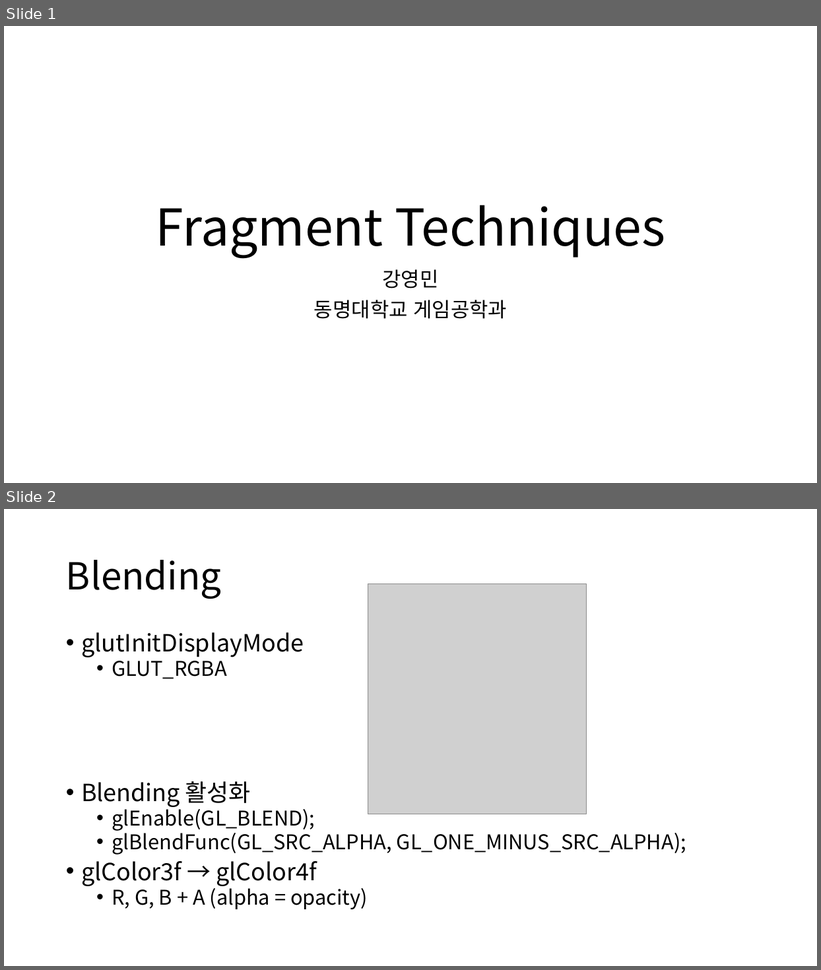
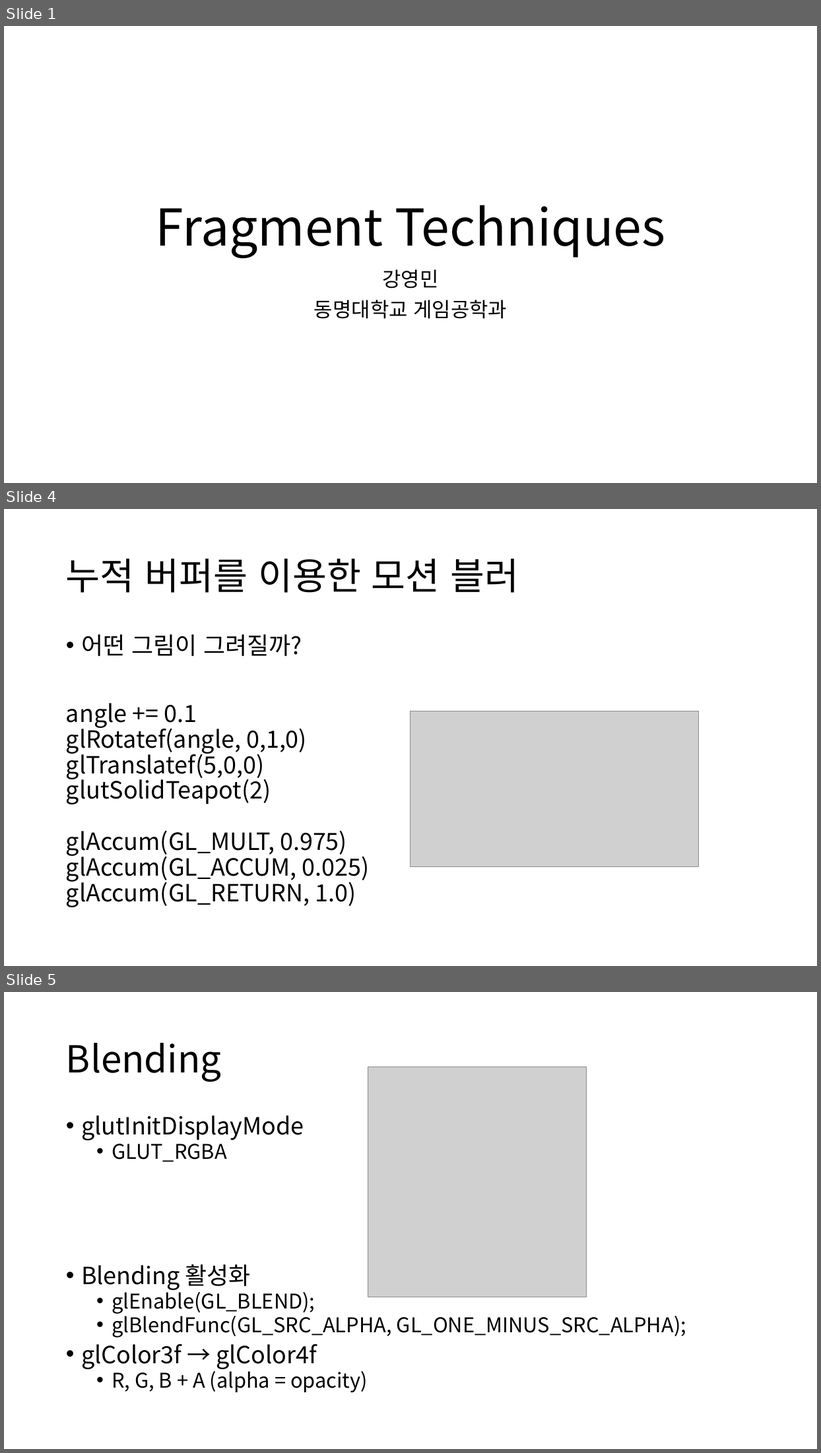
Before and after one commit to dknife/201802_Graphics, a slide deck: LectureNotes/Fragment Techniques.pptx. Shown one above the other, each under a label of ours: slides 1 and 2 before the commit, slides 1, 4 and 5 after it; the slides between them are not shown. The pictures are 821x970 and 821x1453 pixels, drawn with LibreOffice and Linux fonts; fonts in the diff are those of the drawing; grey boxes stand for pictures. Boxes give left, top, right and bottom in pixels: in the first picture for what was removed or moved away, otherwise in the second. Text is boxed around its words. In the diff, an @@ line names an element or a change of style, - is before the commit and + after.

```diff
--- a/LectureNotes/Fragment Techniques.pptx
+++ b/LectureNotes/Fragment Techniques.pptx
@@ slide 4 added at [4,509,817,966], background #FFFFFF @@
@@ title added at [66,559,519,593], 44 pt, text #000000 @@
+누적 버퍼를 이용한 모션 블러
@@ text added at [66,634,370,908], 28 pt, text #000000 @@
+• 어떤 그림이 그려질까?
+angle += 0.1
+glRotatef(angle, 0,1,0)
+glTranslatef(5,0,0)
+glutSolidTeapot(2)
+glAccum(GL_MULT, 0.975)
+glAccum(GL_ACCUM, 0.025)
+glAccum(GL_RETURN, 1.0)
@@ picture added at [411,712,700,867] @@
@@ what was slide 2 is now slide 5 @@
```
Also in this commit, not shown: 2 other slides added, 7 other files.
